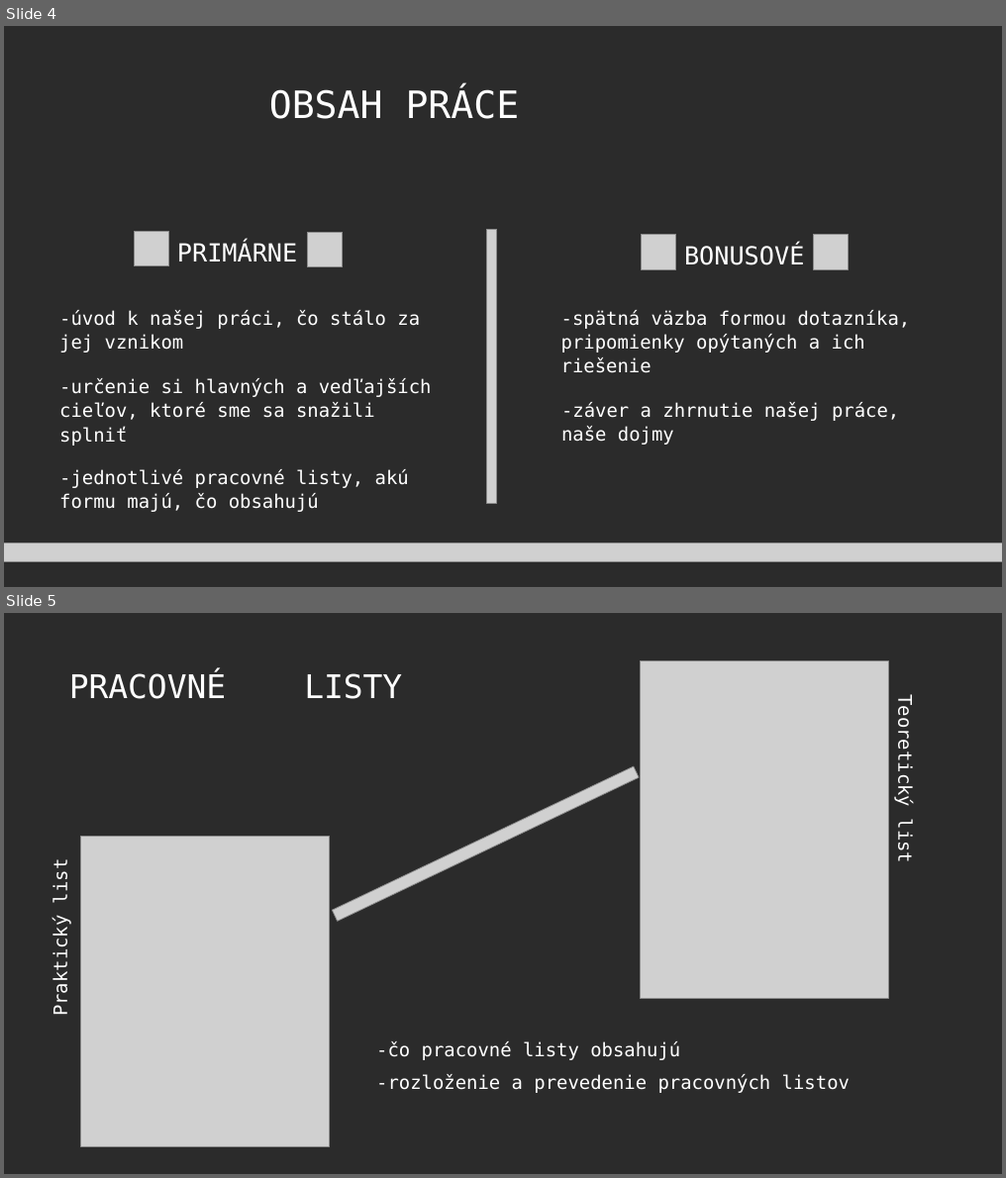
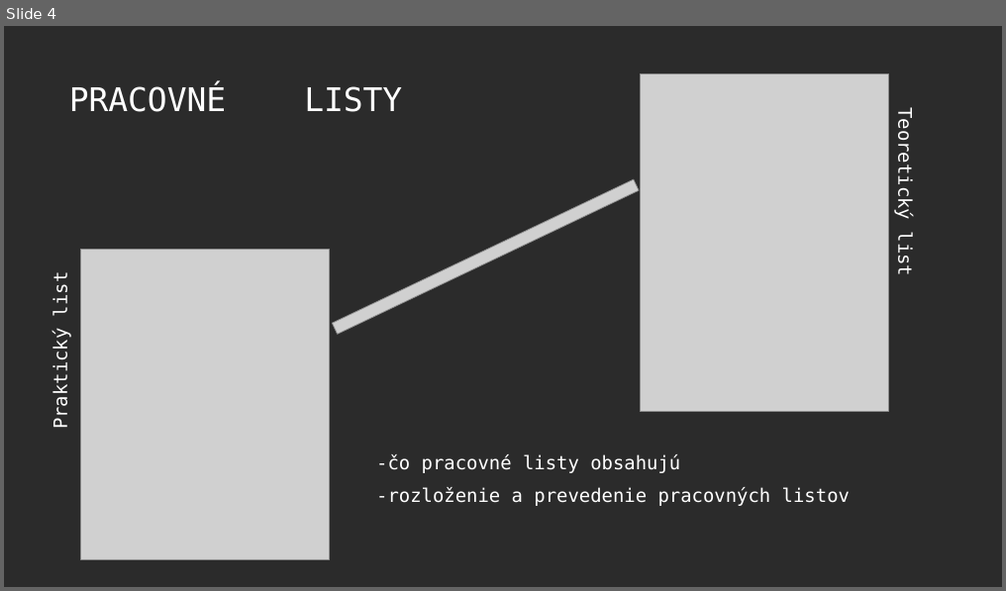
Before and after one commit to Moriacik/SOC, a slide deck: prezentácia-finálna-v2-stara.ppt. Shown one above the other, each under a label of ours: slides 4 and 5 before the commit, slide 4 after it. The pictures are 1006x1178 and 1006x591 pixels, drawn with LibreOffice and Linux fonts; fonts in the diff are those of the drawing; grey boxes stand for pictures; background and template pictures are left out; a plain dark background stands for a picture behind light text. Boxes give left, top, right and bottom in pixels: in the first picture for what was removed or moved away, otherwise in the second. Text is boxed around its words. In the diff, an @@ line names an element or a change of style, - is before the commit and + after.

```diff
--- a/prezentácia-finálna-v2-stara.ppt
+++ b/prezentácia-finálna-v2-stara.ppt
@@ slide 4 removed at (4,26,1002,587), background picture (left out) @@
@@ text removed at (269,87,520,119) @@
-OBSAH PRÁCE
@@ picture removed at (134,232,169,267) @@
@@ picture removed at (307,232,343,267) @@
@@ picture removed at (486,230,497,503) @@
@@ text removed at (177,241,297,262) @@
-PRIMÁRNE
@@ picture removed at (641,235,676,270) @@
@@ text removed at (684,244,804,266) @@
-BONUSOVÉ
@@ picture removed at (813,235,847,270) @@
@@ text removed at (59,310,420,353) @@
--úvod k našej práci, čo stálo za jej vznikom
@@ text removed at (561,310,911,373) @@
--spätná väzba formou dotazníka, pripomienky opýtaných a ich riešenie
@@ text removed at (59,378,432,446) @@
--určenie si hlavných a vedľajších cieľov, ktoré sme sa snažili splniť
@@ text removed at (561,402,899,445) @@
--záver a zhrnutie našej práce, naše dojmy
@@ text removed at (59,470,409,512) @@
--jednotlivé pracovné listy, akú formu majú, čo obsahujú
@@ picture removed at (4,543,1002,561) @@
@@ what was slide 5 is now slide 4 @@
```
Also in this commit, not shown: 1 slide changed, 1 other file.
